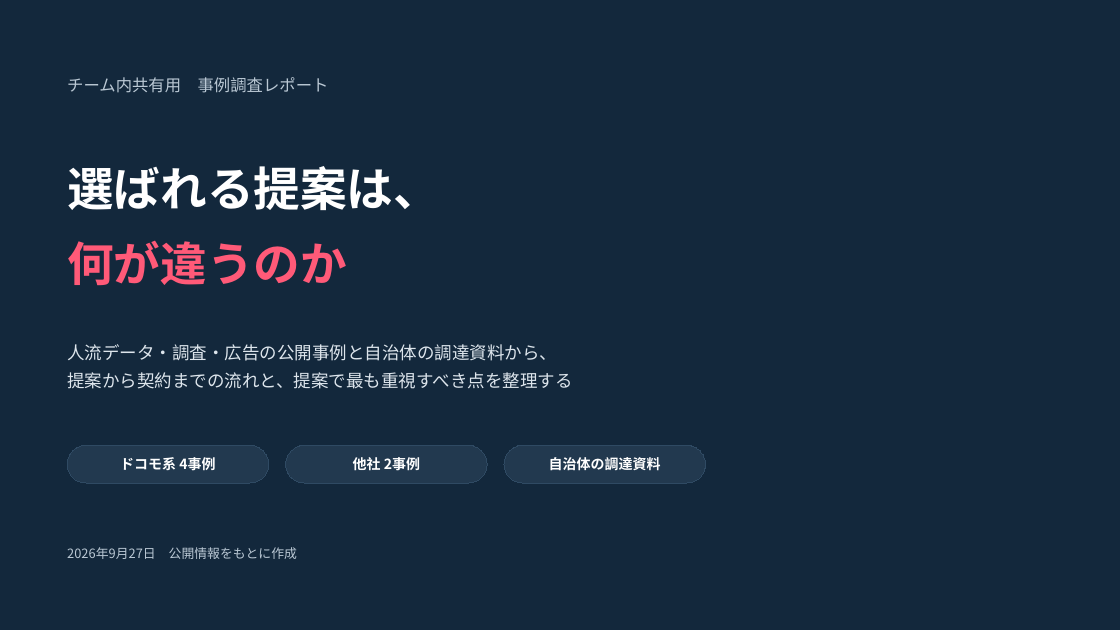
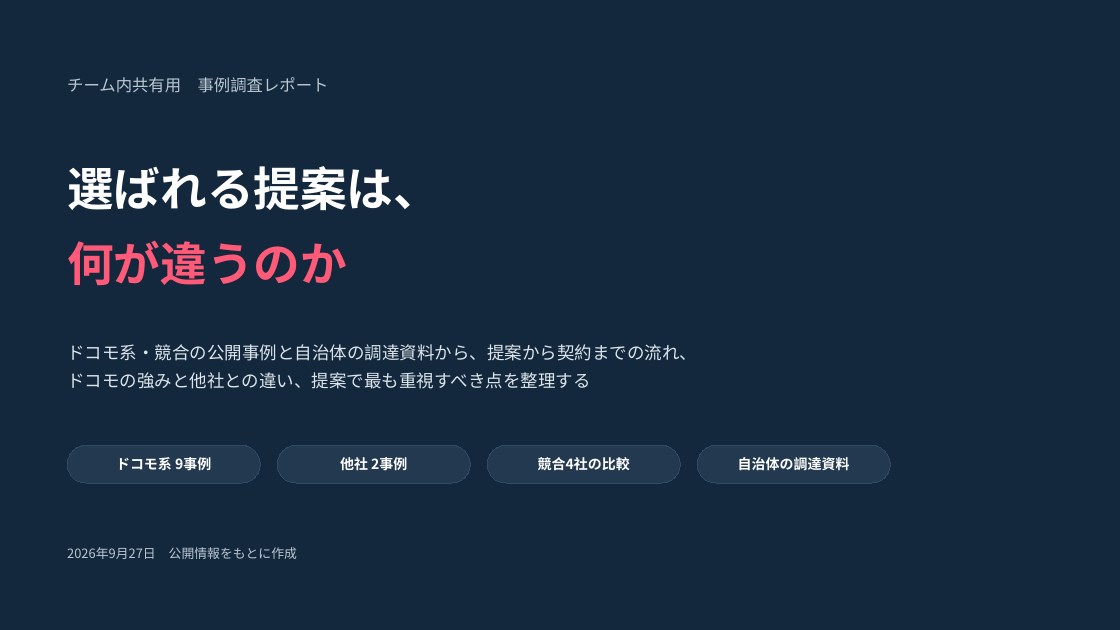
Before and after one commit to ftrugby04-beep/tatsupot, a slide deck: slide 1 of docs/sales/事例調査レポート_提案から契約まで.pptx. Drawn at 1120x630 pixels with LibreOffice and Linux fonts; fonts in the diff are those of the drawing. Boxes give left, top, right and bottom in pixels: in the first picture for what was removed or moved away, otherwise in the second. Text is boxed around its words. In the diff, an @@ line names an element or a change of style, - is before the commit and + after.

```diff
--- a/docs/sales/事例調査レポート_提案から契約まで.pptx
+++ b/docs/sales/事例調査レポート_提案から契約まで.pptx
@@ text at [67,344,697,389]: text changed @@
-人流データ・調査・広告の公開事例と自治体の調達資料から、
-提案から契約までの流れと、提案で最も重視すべき点を整理する
+ドコモ系・競合の公開事例と自治体の調達資料から、提案から契約までの流れ、
+ドコモの強みと他社との違い、提案で最も重視すべき点を整理する
@@ rounded rectangle "ドコモ系 9事例": place and size @@
-rounded rectangle "ドコモ系 9事例" at [67,445,269,483]
+rounded rectangle "ドコモ系 9事例" at [67,445,260,483]
@@ rounded rectangle "他社 2事例": place and size @@
-rounded rectangle "他社 2事例" at [286,445,487,483]
+rounded rectangle "他社 2事例" at [277,445,471,483]
@@ rounded rectangle added at [487,445,681,483], fill #22394F, outline #2F4A63 0.75 pt, 12 pt, text #FFFFFF, bold @@
+競合4社の比較
@@ rounded rectangle "自治体の調達資料": place and size @@
-rounded rectangle "自治体の調達資料" at [504,445,706,483]
+rounded rectangle "自治体の調達資料" at [697,445,891,483]
@@ text in rounded rectangle at [116,455,211,473]: text changed @@
-ドコモ系 4事例
+ドコモ系 9事例
```
Also in this commit, not shown: 11 other slides changed, 8 slides added, 3 other files.
